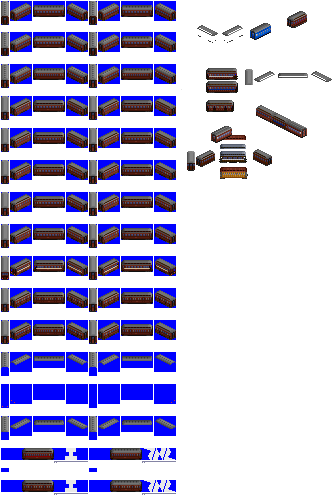
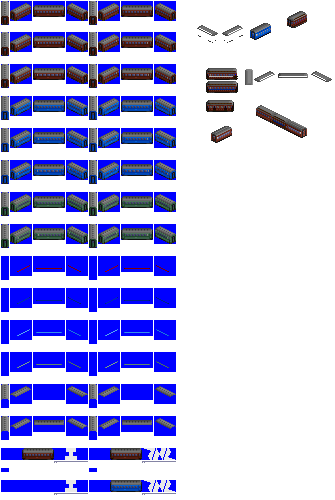
The second 335 × 500 image is a revision of the first. Changes to its layers:
showed "stripes", painted on it over <box>17,41,169,368</box>
painted on "roofs" over <box>1,32,176,485</box>
showed "blue", painted on it over <box>1,5,272,492</box>
painted on "brown" over <box>1,5,176,492</box>
renamed "20m steel" to "oigawa", showed it, painted on it over <box>1,5,272,492</box>
hid "sanyo" over <box>26,44,272,459</box>
